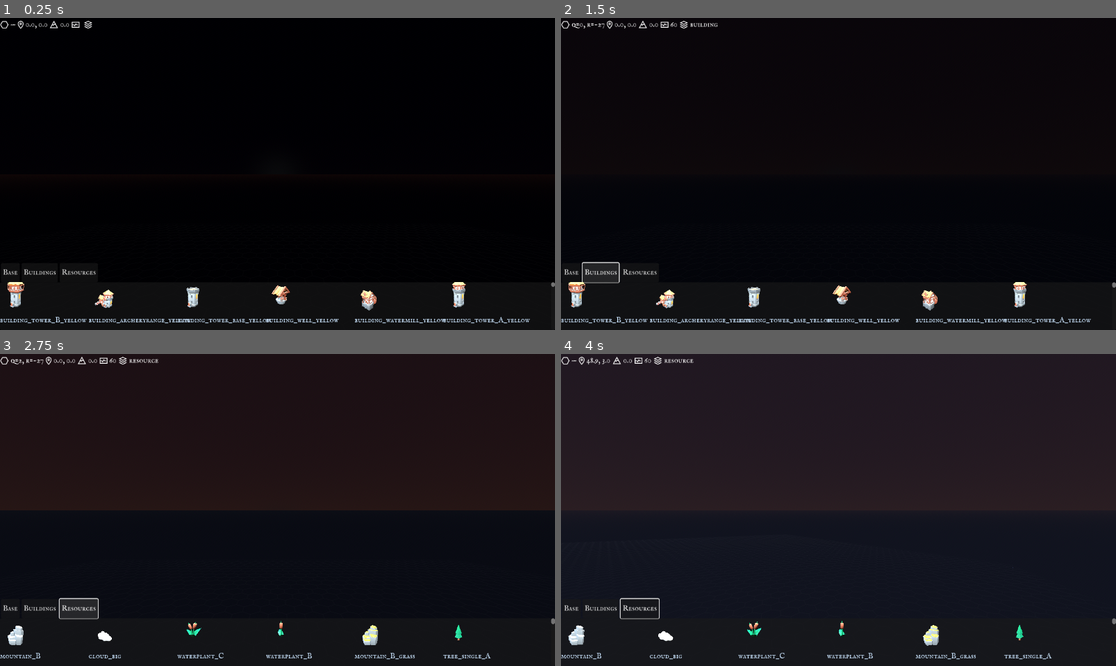
Above: before the commit, frames 1-4 (two rows, left to right).
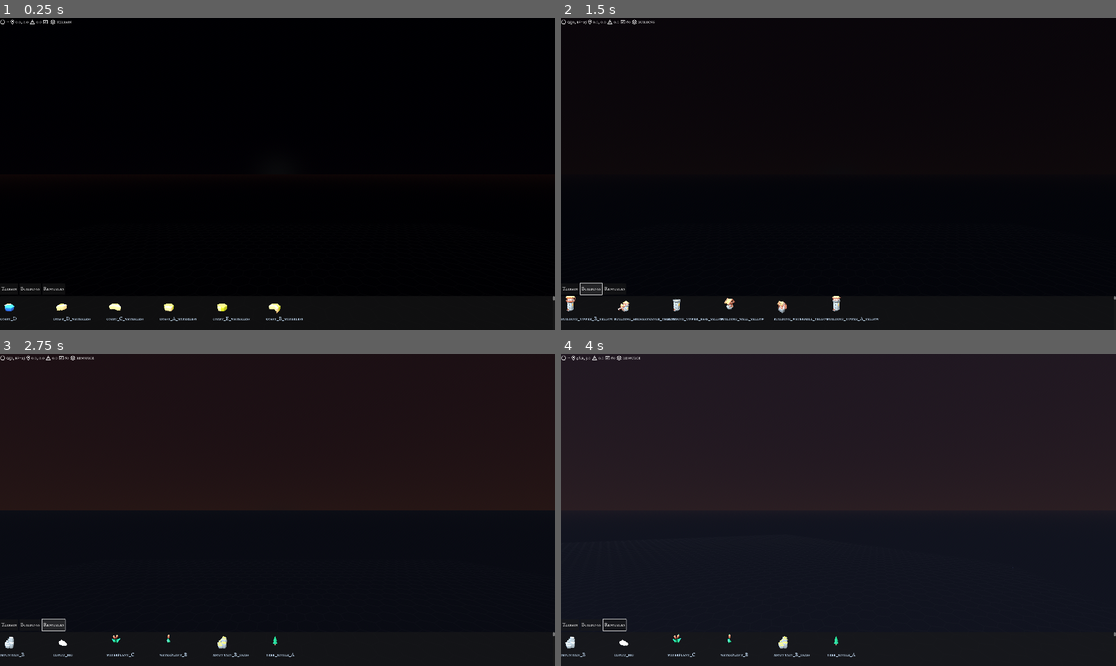
Above: after the commit, the same moments.

Repository: guillaumedelre/medieval-hexagon
Game: Godot game, scene res://scenes/MapEditor.tscn
Two runs of this game, one before a commit and one after it. Both use one fixed random seed, a clock stepped at 60 frames per second and the inputs below.
Inputs (mouse positions are in pixels of both pictures, inside the frame that each line leads up to):
- Up to frame 1 (0.25 s): no input
- Up to frame 2 (1.5 s): click "Base" (after the commit: "Terrain") at 0.5 s; click "Buildings" at 1.25 s
- Up to frame 3 (2.75 s): click "Resources" at 2 s
- Up to frame 4 (4 s): tap Enter at 2.75 s; move the mouse to (960, 494) at 2.77 s; hold D (move_right) 2.78-3.53 s; hold A (move_rotate_antihorary) 2.78-3.53 s; click (960, 494) at 2.92 s; move the mouse to (727, 525) at 3.52 s; hold S (move_backward) from 3.53 s (still down); tap E (move_rotate_horary) at 3.6 s

The runs differ from the first frame. In frame 1, 2.3% of the frame differs, in the area x 0-100%, y 0-98%; in frame 2, 2.9%; in frame 3, 2.1%; in frame 4, 1.7%.

Commit message:
Improve UI, FHD Resolution

Diff:
--- a/project.godot
+++ b/project.godot
@@ -13,6 +13,11 @@
 config/name="Medieval Hexagon"
 run/main_scene="res://scenes/MapEditor.tscn"
 config/features=PackedStringArray("4.5")
+
+[display]
+
+window/size/viewport_width=1920
+window/size/viewport_height=1080
 
 [editor]
 
--- a/scenes/MapEditor.tscn
+++ b/scenes/MapEditor.tscn
@@ -99,49 +99,43 @@
 layout_mode = 2
 theme_override_fonts/font = ExtResource("9_uxhdd")
 
-[node name="LayerSelector" type="Control" parent="UI"]
+[node name="VBoxContainer" type="VBoxContainer" parent="UI"]
+layout_mode = 1
+anchors_preset = 12
+anchor_top = 1.0
+anchor_right = 1.0
+anchor_bottom = 1.0
+offset_top = -153.0
+grow_horizontal = 2
+grow_vertical = 0
+
+[node name="LayerSelector" type="Control" parent="UI/VBoxContainer"]
 custom_minimum_size = Vector2(0, 32)
-layout_mode = 1
-anchor_top = 0.582
-anchor_right = 1.0
-anchor_bottom = 0.63100004
-offset_left = 2.0
-offset_top = 140.86398
-offset_right = 2.0
-offset_bottom = 141.11197
-grow_horizontal = 2
-grow_vertical = 2
+layout_mode = 2
 script = ExtResource("8_cio15")
 
-[node name="HBoxContainer" type="HBoxContainer" parent="UI/LayerSelector"]
+[node name="HBoxContainer" type="HBoxContainer" parent="UI/VBoxContainer/LayerSelector"]
 layout_mode = 0
 offset_top = -9.0
 offset_right = 201.0
 offset_bottom = 31.0
 
-[node name="TerrainButton" type="Button" parent="UI/LayerSelector/HBoxContainer"]
+[node name="TerrainButton" type="Button" parent="UI/VBoxContainer/LayerSelector/HBoxContainer"]
 layout_mode = 2
-text = "Base"
+text = "Terrain"
 
-[node name="BuildingButton" type="Button" parent="UI/LayerSelector/HBoxContainer"]
+[node name="BuildingButton" type="Button" parent="UI/VBoxContainer/LayerSelector/HBoxContainer"]
 layout_mode = 2
 text = "Buildings"
 
-[node name="ResourceButton" type="Button" parent="UI/LayerSelector/HBoxContainer"]
+[node name="ResourceButton" type="Button" parent="UI/VBoxContainer/LayerSelector/HBoxContainer"]
 layout_mode = 2
 text = "Resources"
 
-[node name="TileBrowser" parent="UI" instance=ExtResource("7_y6um0")]
-layout_mode = 1
-anchor_top = 0.84700006
-anchor_right = 1.0
-anchor_bottom = 1.0
-offset_left = 0.0
-offset_top = 0.14398193
-offset_right = 0.0
-offset_bottom = 0.0
-grow_vertical = 2
+[node name="TileBrowser" parent="UI/VBoxContainer" instance=ExtResource("7_y6um0")]
+layout_mode = 2
+size_flags_vertical = 3
 
-[connection signal="pressed" from="UI/LayerSelector/HBoxContainer/TerrainButton" to="UI/LayerSelector" method="_on_TerrainButton_pressed"]
-[connection signal="pressed" from="UI/LayerSelector/HBoxContainer/BuildingButton" to="UI/LayerSelector" method="_on_BuildingButton_pressed"]
-[connection signal="pressed" from="UI/LayerSelector/HBoxContainer/ResourceButton" to="UI/LayerSelector" method="_on_ResourceButton_pressed"]
+[connection signal="pressed" from="UI/VBoxContainer/LayerSelector/HBoxContainer/TerrainButton" to="UI/VBoxContainer/LayerSelector" method="_on_TerrainButton_pressed"]
+[connection signal="pressed" from="UI/VBoxContainer/LayerSelector/HBoxContainer/BuildingButton" to="UI/VBoxContainer/LayerSelector" method="_on_BuildingButton_pressed"]
+[connection signal="pressed" from="UI/VBoxContainer/LayerSelector/HBoxContainer/ResourceButton" to="UI/VBoxContainer/LayerSelector" method="_on_ResourceButton_pressed"]
--- a/scenes/TileBrowser.tscn
+++ b/scenes/TileBrowser.tscn
@@ -4,12 +4,11 @@
 
 [node name="TileBrowser" type="Control"]
 layout_mode = 3
-anchor_right = 0.25
-anchor_bottom = 0.6
-offset_left = 16.0
-offset_top = 16.0
-offset_right = -16.0
-offset_bottom = -16.0
+anchors_preset = 15
+anchor_right = 1.0
+anchor_bottom = 1.0
+grow_horizontal = 2
+grow_vertical = 2
 script = ExtResource("1")
 
 [node name="Panel" type="Panel" parent="."]
@@ -17,6 +16,8 @@
 anchors_preset = 15
 anchor_right = 1.0
 anchor_bottom = 1.0
+grow_horizontal = 2
+grow_vertical = 2
 theme_type_variation = &"Panel"
 
 [node name="Scroll" type="ScrollContainer" parent="Panel"]
--- a/scripts/day_night_cycle.gd
+++ b/scripts/day_night_cycle.gd
@@ -77,12 +77,12 @@
 # ======================================================
 # UPDATE LIGHTS + ARROWS
 # ======================================================
-func _update_light_and_arrow(light: DirectionalLight3D, arrow: Node3D, pos: Vector3) -> void:
-	light.global_position = pos
-	light.look_at(grid_center, Vector3.UP)
-
-	#var dir := -light.global_transform.basis.z.normalized()
-	#arrow.global_transform = Transform3D(Basis.looking_at(dir, Vector3.UP), arrow.global_position)
+func _update_light_and_arrow(_light: DirectionalLight3D, _arrow: Node3D, _pos: Vector3) -> void:
+	_light.global_position = _pos
+	_light.look_at(grid_center, Vector3.UP)
+
+	#var dir := -_light.global_transform.basis.z.normalized()
+	#_arrow.global_transform = Transform3D(Basis.looking_at(dir, Vector3.UP), _arrow.global_position)
 
 
 # ======================================================
--- a/scripts/map_editor.gd
+++ b/scripts/map_editor.gd
@@ -1,8 +1,8 @@
 extends Node3D
 class_name MapEditor
 
-@onready var tile_browser: TileBrowser = $UI/TileBrowser
-@onready var layer_selector: LayerSelector = $UI/LayerSelector
+@onready var tile_browser: TileBrowser = $UI/VBoxContainer/TileBrowser
+@onready var layer_selector: LayerSelector = $UI/VBoxContainer/LayerSelector
 @onready var hex_grid: HexGrid = $HexGrid
 @onready var ghost_tile: GhostTile = $GhostTile
 @onready var camera: Camera3D = $CameraPivot/Camera3D
@@ -12,7 +12,7 @@
 @onready var resource_layer: Node3D = $Layers/ResourceLayer
 
 var current_layer: Node3D
-var current_layer_name: String = "terrain"
+var current_layer_name: String = ""
 var current_model_path: String = ""
 var math: HexMath
 var tiles: Dictionary = {} # clé: layer:q:r
@@ -28,6 +28,7 @@
 
 	if layer_selector and not layer_selector.is_connected("layer_changed", Callable(self, "_on_layer_changed")):
 		layer_selector.layer_changed.connect(Callable(self, "_on_layer_changed"))
+		layer_selector.get_node("HBoxContainer/TerrainButton").emit_signal("pressed")
 
 	print("✅ MapEditor prêt.")
 
@@ -161,6 +162,9 @@
 
 
 func _place_tile_from_mouse() -> void:
+	if current_layer_name == "":
+		print("⚠️ Aucun layer sélectionné.")
+		return
 	if current_model_path == "":
 		print("⚠️ Aucun modèle sélectionné.")
 		return
--- a/scripts/top_bar.gd
+++ b/scripts/top_bar.gd
@@ -10,7 +10,7 @@
 @onready var label_height_icon: Label = $LabelHeightIcon
 @onready var label_layer_icon: Label = $LabelLayerIcon
 @onready var label_fps_icon: Label = $LabelFPSIcon
-@onready var layer_selector: LayerSelector = get_node("../LayerSelector")
+@onready var layer_selector: LayerSelector = get_node("../VBoxContainer/LayerSelector")
 
 var camera: Camera3D = null
 var math: Node = null
